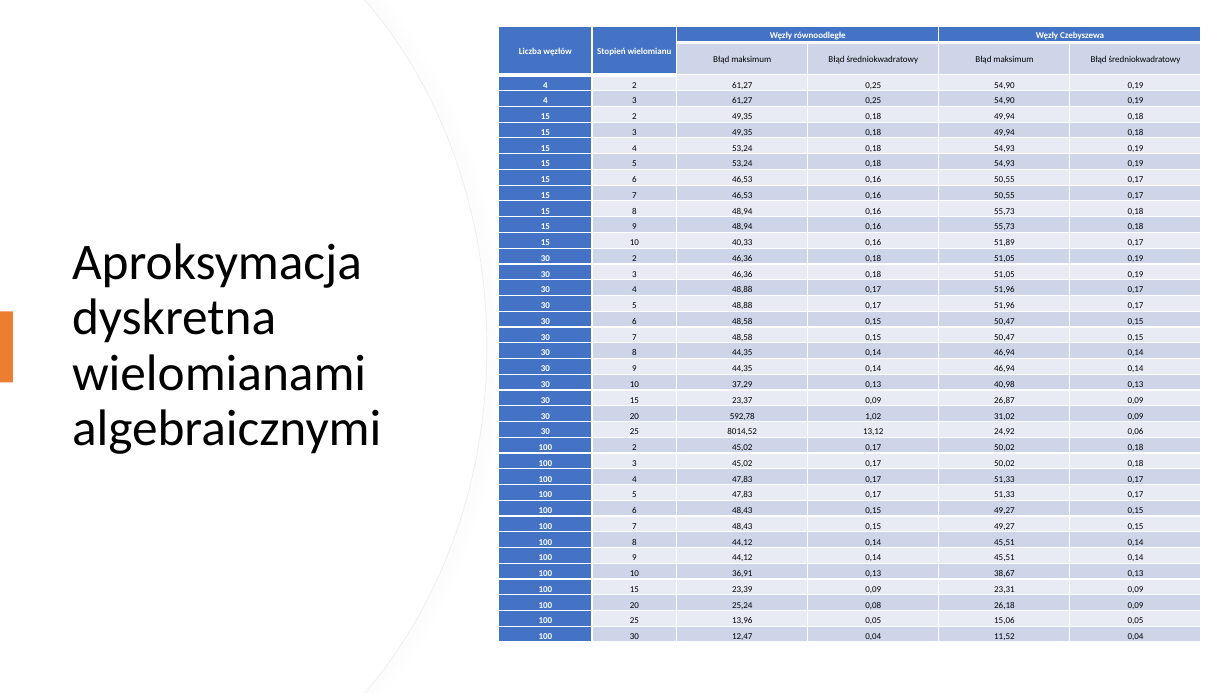
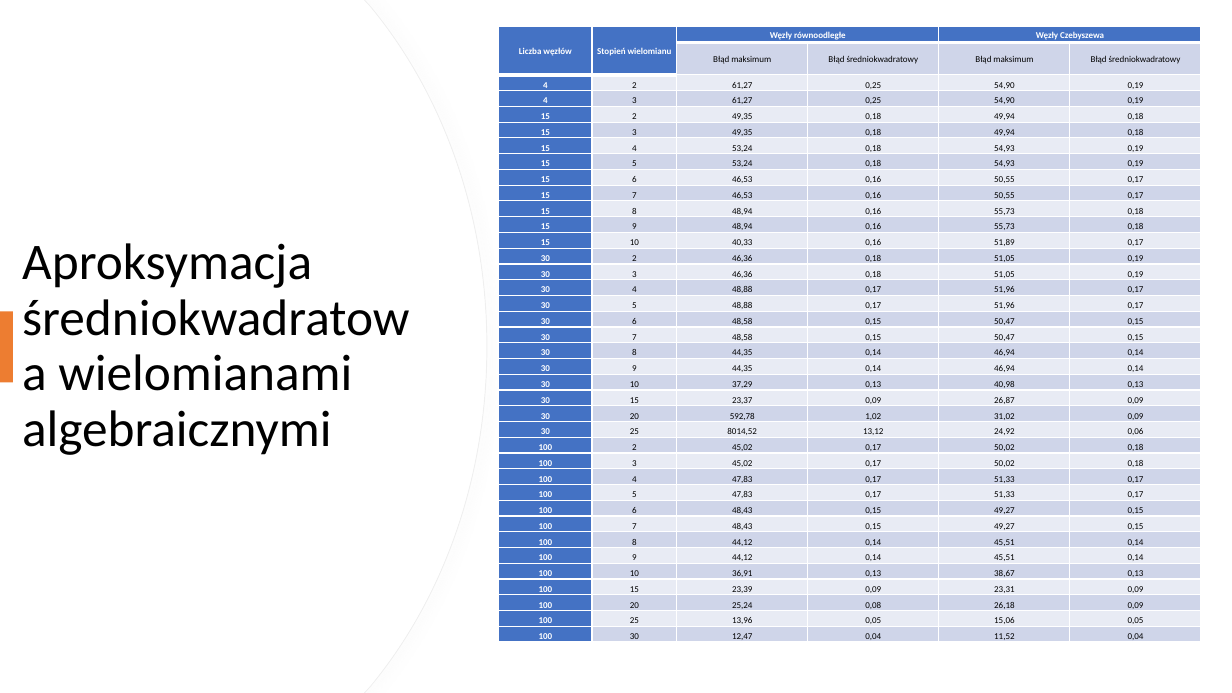
Before and after one commit to NiEkOKsU/Computation_Methods_for_Science_and_Technology, a slide deck: slide 22 of lab7/Aproksymacja - podsumowanie.pptx. Drawn at 1232x693 pixels with LibreOffice and Linux fonts; fonts in the diff are those of the drawing. Boxes give left, top, right and bottom in pixels: in the first picture for what was removed or moved away, otherwise in the second. Text is boxed around its words. In the diff, an @@ line names an element or a change of style, - is before the commit and + after.

```diff
--- a/lab7/Aproksymacja - podsumowanie.pptx
+++ b/lab7/Aproksymacja - podsumowanie.pptx
@@ title at box(22, 243, 352, 455): text changed @@
-Aproksymacja dyskretna wielomianami algebraicznymi
+Aproksymacja średniokwadratowa wielomianami algebraicznymi
```
Also in this commit, not shown: 2 other slides changed, 5 slides added, 17 other files.
